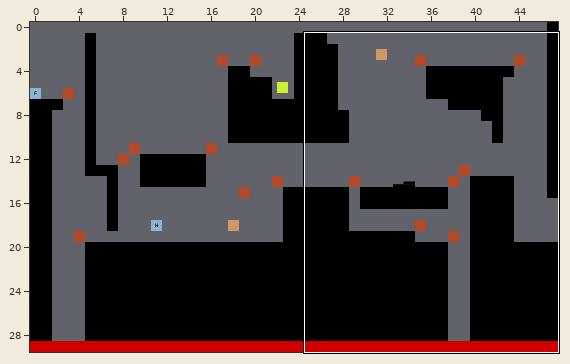
Tiled map, stored at maps/level_02.tmx. Above, an overview of the earlier version with the close-up marked.
Close-up. Before the edit:
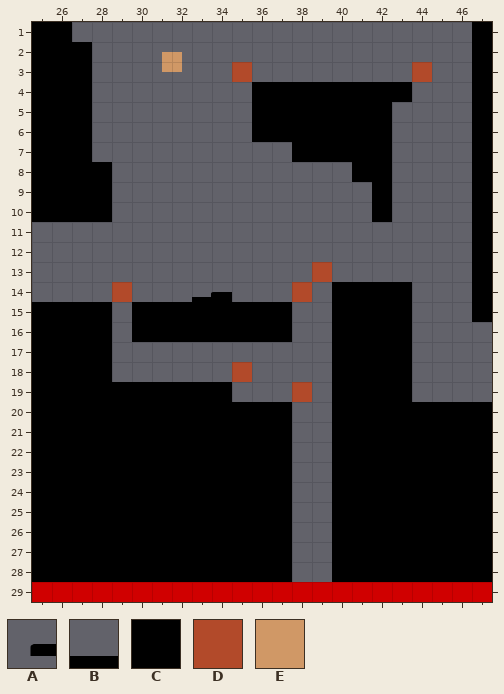
Cells are 64x64 px. Shown: x 25..47, y 1..29. The commit also changed other parts of the map, which this record leaves out.
Key: from "placeholder_test": A 126, B 164; from "tileset": C 78, D 81, E 85.
_ is an empty cell, # one hidden under a higher layer.
Objects are placed by their top-left corner, in cells (3,4 is the top-left corner of cell 3,4); size is 1x1 cell unless given.
Layers that did not change in this view are not listed.
Layer "layer_limits" before, first column x 25:
 1 _______________________
 2 _______________________
 3 __________D________D___
 4 ____________#__________
 5 _______________________
 6 _______________________
 7 _______________________
 8 _______________________
 9 _______________________
10 _______________________
11 _______________________
12 _______________________
13 ______________D________
14 ____D________D_________
15 _______________________
16 _______________________
17 _______________________
18 __________D____________
19 _____________D_________
20 _______________________
21 _______________________
22 _______________________
23 _______________________
24 _______________________
25 _______________________
26 _______________________
27 _______________________
28 _______________________
29 _______________________
Layer "layer_platforms" before, first column x 25:
 1 CC____________________C
 2 CCC___________________C
 3 CCC___________________C
 4 CCC________CCCCCCCC___C
 5 CCC________CCCCCCC____C
 6 CCC________CCCCCCC____C
 7 CCC__________CCCCC____C
 8 CCCC____________CC____C
 9 CCCC_____________C____C
10 CCCC_____________C____C
11 ______________________C
12 ______________________C
13 ______________________C
14 _______________CCCC___C
15 CCCC_CCCCCCCC__CCCC___C
16 CCCC_CCCCCCCC__CCCC____
17 CCCC___________CCCC____
18 CCCC___________CCCC____
19 CCCCCCCCCC_____CCCC____
20 CCCCCCCCCCCCC__CCCCCCCC
21 CCCCCCCCCCCCC__CCCCCCCC
22 CCCCCCCCCCCCC__CCCCCCCC
23 CCCCCCCCCCCCC__CCCCCCCC
24 CCCCCCCCCCCCC__CCCCCCCC
25 CCCCCCCCCCCCC__CCCCCCCC
26 CCCCCCCCCCCCC__CCCCCCCC
27 CCCCCCCCCCCCC__CCCCCCCC
28 CCCCCCCCCCCCC__CCCCCCCC
29 __##__#######__########
Objects on layer "Box" before:
E at 31.5,2.5
Objects on layer "Button" before:
A at 33,14 size 2x1
Objects on layer "ButtonBase" before:
B at 33,14 size 2x1
And afterwards:
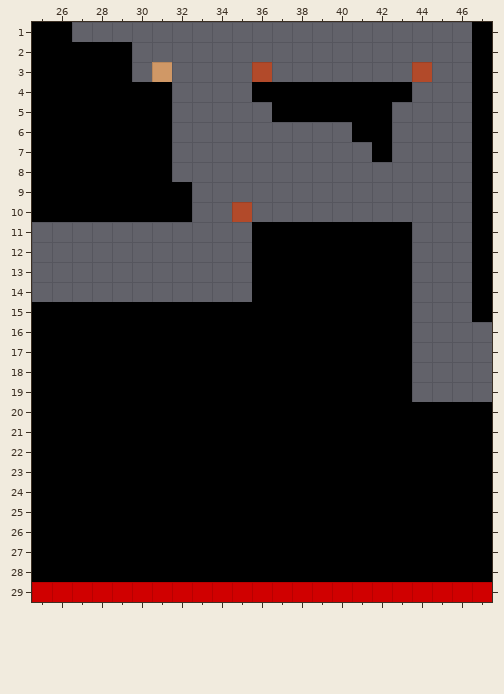
The exact change:
Changed rows in their new state; . is an unchanged cell.
Layer "layer_limits":
first column x 35:
 3 _D
first column x 29:
10 ......D....
13 .........._
14 _........_.
first column x 38:
19 _
Layer "layer_platforms":
first column x 28:
 2 CC..............
 3 CC..............
 4 CCCC............
 5 CCCC...._.......
 6 CCCC...._____...
 7 CCCC......____..
 8 .CCC.........__.
 9 .CCCC........._.
10 .CCCC........._.
11 ........CCCCCCCC
12 ........CCCCCCCC
13 ........CCCCCCCC
14 ........CCCC....
15 .C........CC....
16 .C........CC....
17 .CCCCCCCCCCC....
18 .CCCCCCCCCCC....
19 .......CCCCC....
20 ..........CC....
21 ..........CC....
22 ..........CC....
23 ..........CC....
24 ..........CC....
25 ..........CC....
26 ..........CC....
27 ..........CC....
28 ..........CC....
Layer "Box":
added: E at 31,3
removed: E at 31.5,2.5
Layer "Button":
removed: A at 33,14 size 2x1
Layer "ButtonBase":
removed: B at 33,14 size 2x1
